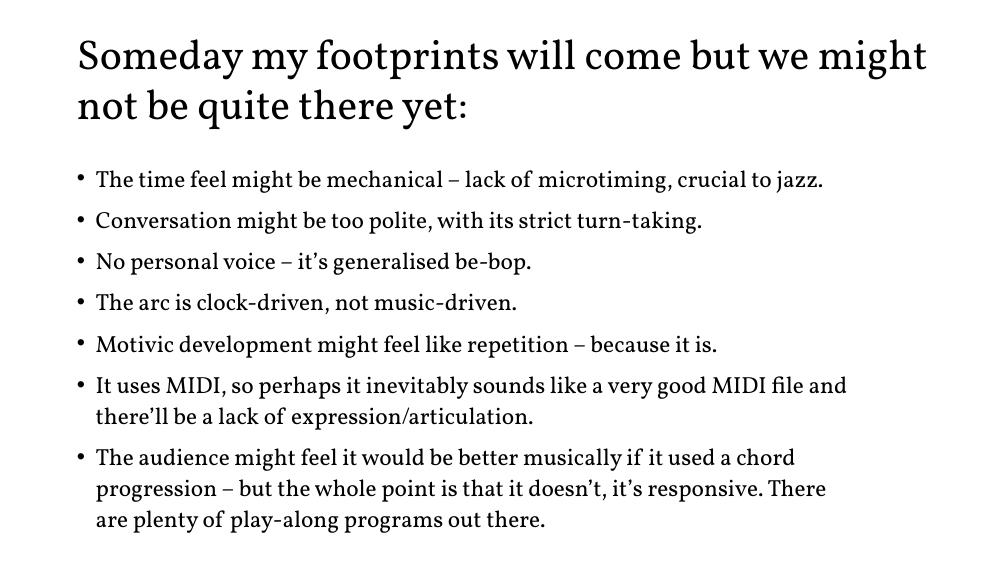
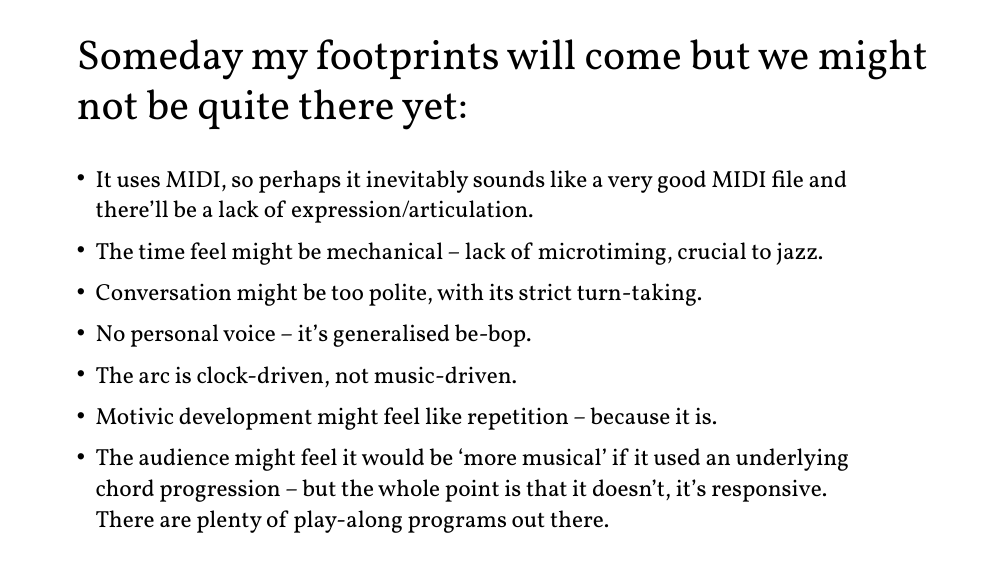
Before and after one commit to davidderoure/wolfson, a slide deck: slide 11 of docs/wolfson.pptx. Drawn at 1008x567 pixels with LibreOffice and Linux fonts; fonts in the diff are those of the drawing. Boxes give left, top, right and bottom in pixels: in the first picture for what was removed or moved away, otherwise in the second. Text is boxed around its words. In the diff, an @@ line names an element or a change of style, - is before the commit and + after.

```diff
--- a/docs/wolfson.pptx
+++ b/docs/wolfson.pptx
@@ text at [96,170,848,223]: paragraph added @@
+• It uses MIDI, so perhaps it inevitably sounds like a very good MIDI file and there’ll be a lack of expression/articulation.
@@ text at [96,448,849,533]: text changed @@
-• It uses MIDI, so perhaps it inevitably sounds like a very good MIDI file and there’ll be a lack of expression/articulation.
-• The audience might feel it would be better musically if it used a chord progression – but the whole point is that it doesn’t, it’s responsive. There are plenty of play-along programs out there.
+• The audience might feel it would be ‘more musical’ if it used an underlying chord progression – but the whole point is that it doesn’t, it’s responsive. There are plenty of play-along programs out there.
```
Also in this commit, not shown: 4 other slides changed, 1 other file.
